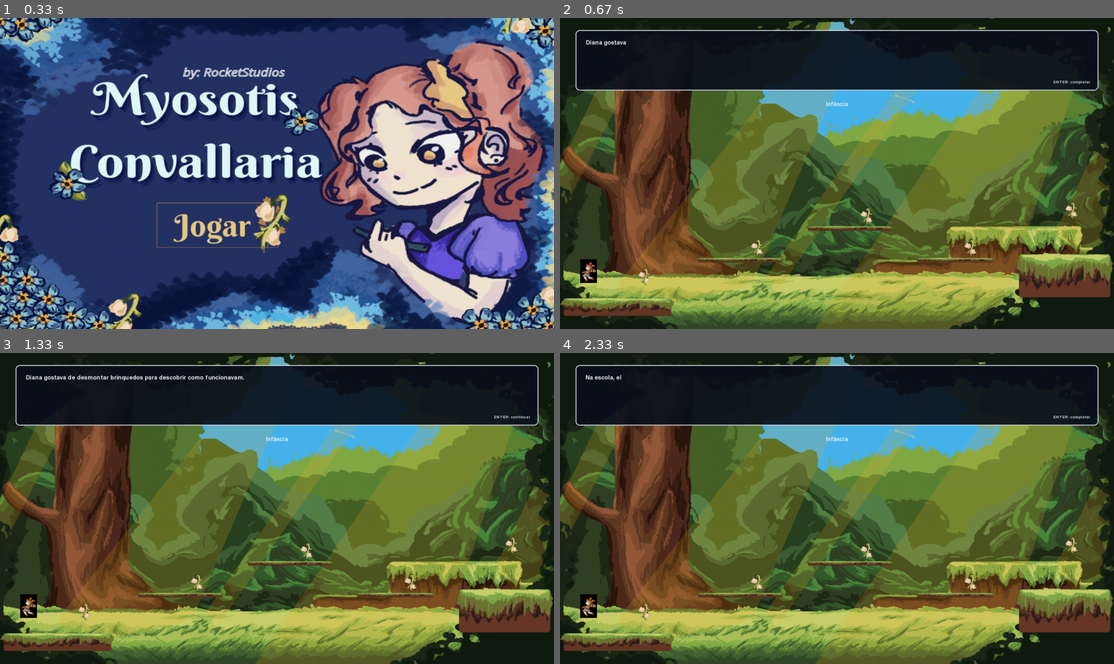
Above: before the commit, frames 1-4 (two rows, left to right).
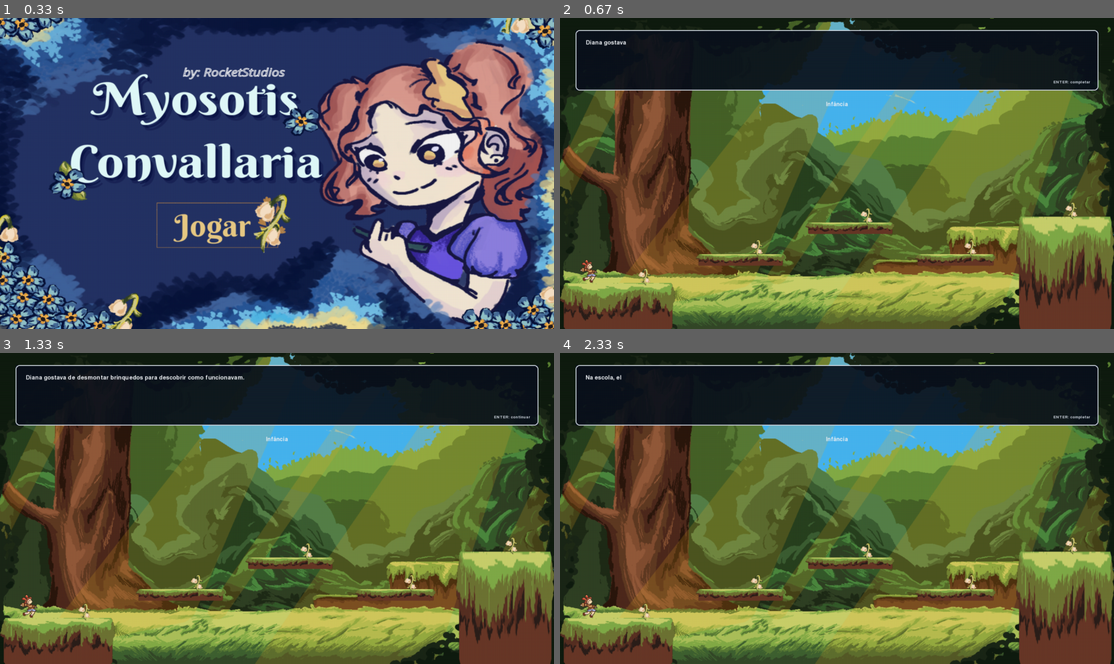
Above: after the commit, the same moments.

Repository: Emma-XP/Reposit-rio-Rocket
Game: pygame game, started from myosotis-convallaria-codigofonte/jogo.py
Same seed, same stepped clock (60 frames per second), same inputs: the game is played once before the commit and once after it.
Inputs:
- Up to frame 1 (0.33 s): no input
- Up to frame 2 (0.67 s): tap Enter at 0.33 s
- Up to frame 3 (1.33 s): tap Enter at 0.67 s
- Up to frame 4 (2.33 s): tap Enter at 2 s

Frame 1 is identical in both runs. In frame 2, 8.1% of the frame differs, in the area x 0-100%, y 63-100%; in frame 3, 8.1%; in frame 4, 8.1%.

Commit message:
some fixes

Diff:
--- a/__pyt_pygames__/game_main/loop_movimentacao.py
+++ b/__pyt_pygames__/game_main/loop_movimentacao.py
@@ -42,7 +42,7 @@
 ]
 
 # VARIÁVEIS DO JOGADOR
-velocidade = 5
+velocidade = 10
 
 frame_princ = pygame.image.load(CAMINHO_IMAGEM + "Andar frente.jpeg")
 rect_jogador = frame_princ.get_rect()
--- a/myosotis-convallaria-codigofonte/src/cenas/fase_plataforma.py
+++ b/myosotis-convallaria-codigofonte/src/cenas/fase_plataforma.py
@@ -206,7 +206,9 @@
         if caminho is None or not caminho.is_file():
             return
         try:
-            imagem = pygame.image.load(str(caminho))
+            # O cenário cobre a tela; remover o canal alfa evita misturar
+            # milhões de pixels a cada quadro.
+            imagem = pygame.image.load(str(caminho)).convert()
             self._imagem_fundo = pygame.transform.smoothscale(
                 imagem, (LARGURA_TELA, ALTURA_TELA)
             )
--- a/myosotis-convallaria-codigofonte/src/configuracao/caminhos.py
+++ b/myosotis-convallaria-codigofonte/src/configuracao/caminhos.py
@@ -27,12 +27,32 @@
     "vida_adulta": PASTA_TELAS / "fundo_vida_adulta.png",
 }
 
-SPRITES_JOGADORA = { "parada": ( PASTA_SPRITES / "andar_frente" / "Andar frente.jpeg", ),
-"caminhada": ( PASTA_SPRITES / "andar_lados" / "Andar 1.jpeg", PASTA_SPRITES / "andar_lados" / "Andar 2.jpeg", PASTA_SPRITES / "andar_lados" / "Andar 3.jpeg", ),
-"frente": ( PASTA_SPRITES / "andar_frente" / "Andar frente.jpeg", PASTA_SPRITES / "andar_frente" / "Andar frente 2.jpeg", ),
-"costas": ( PASTA_SPRITES / "costas" / "Costas.jpeg", PASTA_SPRITES / "costas" / "Andar costas.jpeg", PASTA_SPRITES / "costas" / "Andar costas-2.jpeg", ),
-"salto": ( PASTA_SPRITES / "pulo" / "Pulo 1.jpeg", PASTA_SPRITES / "pulo" / "Pulo 2.jpeg", PASTA_SPRITES / "pulo" / "Pulo 3.jpeg", ),
-"queda": ( PASTA_SPRITES / "queda" / "Queda 1.jpeg", PASTA_SPRITES / "queda" / "Queda 2.jpeg", ), }
+SPRITES_JOGADORA = {
+    "parada": (PASTA_SPRITES / "andar_frente" / "Andar frente.png",),
+    "caminhada": (
+        PASTA_SPRITES / "andar_lados" / "Andar 1.png",
+        PASTA_SPRITES / "andar_lados" / "Andar 2.png",
+        PASTA_SPRITES / "andar_lados" / "Andar 3.png",
+    ),
+    "frente": (
+        PASTA_SPRITES / "andar_frente" / "Andar frente.png",
+        PASTA_SPRITES / "andar_frente" / "Andar frente 2.png",
+    ),
+    "costas": (
+        PASTA_SPRITES / "costas" / "Costas.png",
+        PASTA_SPRITES / "costas" / "Andar costas.png",
+        PASTA_SPRITES / "costas" / "Andar costas-2.png",
+    ),
+    "salto": (
+        PASTA_SPRITES / "pulo" / "Pulo 1.png",
+        PASTA_SPRITES / "pulo" / "Pulo 2.png",
+        PASTA_SPRITES / "pulo" / "Pulo 3.png",
+    ),
+    "queda": (
+        PASTA_SPRITES / "queda" / "Queda 1.png",
+        PASTA_SPRITES / "queda" / "Queda 2.png",
+    ),
+}
 
 
 def _quadros_jogadora(idade: str) -> dict[str, tuple[Path, ...]]:
@@ -42,13 +62,13 @@
         "parada": tuple(pasta / f"parada_{indice}.png" for indice in range(1, 3)),
 
         "caminhada": tuple(
-            pasta / "andar_lados" / f"Andar{indice}.jpeg" for indice in range(1, 4)
+            pasta / "andar_lados" / f"Andar{indice}.png" for indice in range(1, 4)
         ),
         "salto": tuple(
-                    pasta / "pulo" / f"Pulo{indice}.jpeg" for indice in range(1, 4)
+                    pasta / "pulo" / f"Pulo{indice}.png" for indice in range(1, 4)
         ),
         "queda": tuple(
-                    pasta / "queda" / f"Queda{indice}.jpeg" for indice in range(1, 3)
+                    pasta / "queda" / f"Queda{indice}.png" for indice in range(1, 3)
         )
     }
 
--- a/myosotis-convallaria-codigofonte/src/entidades/entidade_visual.py
+++ b/myosotis-convallaria-codigofonte/src/entidades/entidade_visual.py
@@ -39,5 +39,7 @@
         if self.caminho_imagem is None or not self.caminho_imagem.is_file():
             return None
 
-        imagem = pygame.image.load(self.caminho_imagem).convert_alpha()
+        imagem = pygame.image.load(self.caminho_imagem)
+        if pygame.display.get_surface() is not None:
+            imagem = imagem.convert_alpha()
         return pygame.transform.smoothscale(imagem, self.retangulo.size)
--- a/myosotis-convallaria-codigofonte/src/entidades/jogadora.py
+++ b/myosotis-convallaria-codigofonte/src/entidades/jogadora.py
@@ -56,13 +56,19 @@
         self._indice_quadro = 0
         self._tempo_animacao = 0.0
 
-        self._quadros_esquerda = self._carregar_quadros()
-        self._quadros_direita = {
-            estado: tuple(
-        pygame.transform.flip(quadro, True, False) for quadro in quadros
-        )
-        for estado, quadros in self._quadros_esquerda.items()
-    }
+        quadros_originais = self._carregar_quadros()
+        self._quadros_esquerda = {}
+        self._quadros_direita = {}
+        for estado, quadros in quadros_originais.items():
+            espelhados = tuple(
+                pygame.transform.flip(quadro, True, False) for quadro in quadros
+            )
+            if estado in ("salto", "queda"):
+                self._quadros_esquerda[estado] = espelhados
+                self._quadros_direita[estado] = quadros
+            else:
+                self._quadros_esquerda[estado] = quadros
+                self._quadros_direita[estado] = espelhados
 
 
     def tratar_evento(self, evento: pygame.event.Event) -> None:
@@ -172,7 +178,15 @@
         if hasattr(caminho, "is_file") and caminho.is_file():
             try:
                 imagem = pygame.image.load(str(caminho))
-                return pygame.transform.smoothscale(imagem, self.retangulo.size)
+                escala = min(
+                    self.retangulo.width / imagem.get_width(),
+                    self.retangulo.height / imagem.get_height(),
+                )
+                tamanho = (
+                    max(1, round(imagem.get_width() * escala)),
+                    max(1, round(imagem.get_height() * escala)),
+                )
+                return pygame.transform.smoothscale(imagem, tamanho)
             except pygame.error:
                 pass
 
--- a/myosotis-convallaria-codigofonte/tests/test_estrutura.py
+++ b/myosotis-convallaria-codigofonte/tests/test_estrutura.py
@@ -229,19 +229,50 @@
         self.assertGreater(self.jogadora.velocidade_vertical, velocidade_antes)
         self.assertLess(self.jogadora.velocidade_vertical, 0)
 
-    def test_possui_oito_quadros_e_espelhamento_em_cache(self) -> None:
+    def test_carrega_quadros_png_e_espelhamento_em_cache(self) -> None:
         quantidades = {
             estado: len(quadros)
             for estado, quadros in self.jogadora._quadros_direita.items()
         }
         self.assertEqual(
             quantidades,
-            {"parada": 2, "caminhada": 4, "salto": 1, "queda": 1},
-        )
-        self.assertEqual(
-            sum(len(quadros) for quadros in self.jogadora._quadros_esquerda.values()),
-            8,
-        )
+            {
+                "parada": 1,
+                "caminhada": 3,
+                "frente": 2,
+                "costas": 3,
+                "salto": 3,
+                "queda": 2,
+            },
+        )
+        for estado, quadros in self.jogadora._quadros_esquerda.items():
+            for original, espelhado in zip(
+                quadros, self.jogadora._quadros_direita[estado]
+            ):
+                self.assertEqual(original.get_size(), espelhado.get_size())
+                self.assertTrue(original.get_flags() & pygame.SRCALPHA)
+
+    def test_salto_e_queda_mantem_direcao_correta(self) -> None:
+        originais = self.jogadora._carregar_quadros()
+        for estado in ("salto", "queda"):
+            esperado = pygame.image.tobytes(originais[estado][0], "RGBA")
+            esperado_espelhado = pygame.image.tobytes(
+                pygame.transform.flip(originais[estado][0], True, False), "RGBA"
+            )
+            direita = pygame.image.tobytes(
+                self.jogadora._quadros_direita[estado][0], "RGBA"
+            )
+            esquerda = pygame.image.tobytes(
+                self.jogadora._quadros_esquerda[estado][0], "RGBA"
+            )
+            self.assertEqual(direita, esperado)
+            self.assertEqual(esquerda, esperado_espelhado)
+
+        caminhada_original = pygame.image.tobytes(originais["caminhada"][0], "RGBA")
+        caminhada_esquerda = pygame.image.tobytes(
+            self.jogadora._quadros_esquerda["caminhada"][0], "RGBA"
+        )
+        self.assertEqual(caminhada_esquerda, caminhada_original)
 
 
 class TesteFasePlataforma(unittest.TestCase):
Binary file removed: myosotis-convallaria-codigofonte/assets/imagens/movimentação/andar_frente/Andar frente 2.jpeg
Binary file added: myosotis-convallaria-codigofonte/assets/imagens/movimentação/andar_frente/Andar frente 2.png
Binary file removed: myosotis-convallaria-codigofonte/assets/imagens/movimentação/andar_frente/Andar frente.jpeg
Binary file added: myosotis-convallaria-codigofonte/assets/imagens/movimentação/andar_frente/Andar frente.png
Binary file removed: myosotis-convallaria-codigofonte/assets/imagens/movimentação/andar_lados/Andar 1.jpeg
Binary file added: myosotis-convallaria-codigofonte/assets/imagens/movimentação/andar_lados/Andar 1.png
Binary file removed: myosotis-convallaria-codigofonte/assets/imagens/movimentação/andar_lados/Andar 2.jpeg
Binary file added: myosotis-convallaria-codigofonte/assets/imagens/movimentação/andar_lados/Andar 2.png
Binary file removed: myosotis-convallaria-codigofonte/assets/imagens/movimentação/andar_lados/Andar 3.jpeg
Binary file added: myosotis-convallaria-codigofonte/assets/imagens/movimentação/andar_lados/Andar 3.png
Binary file removed: myosotis-convallaria-codigofonte/assets/imagens/movimentação/costas/Andar costas-2.jpeg
Binary file added: myosotis-convallaria-codigofonte/assets/imagens/movimentação/costas/Andar costas-2.png
(and 17 more such lines)
